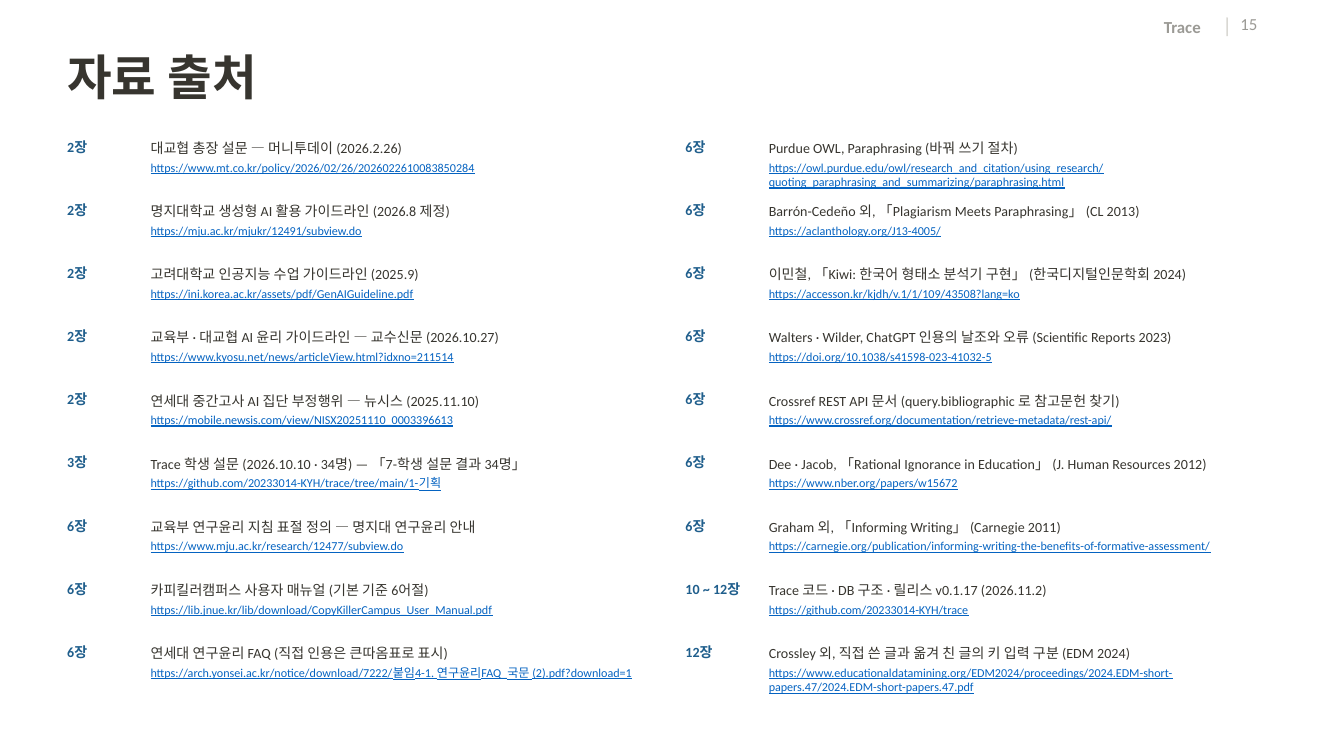
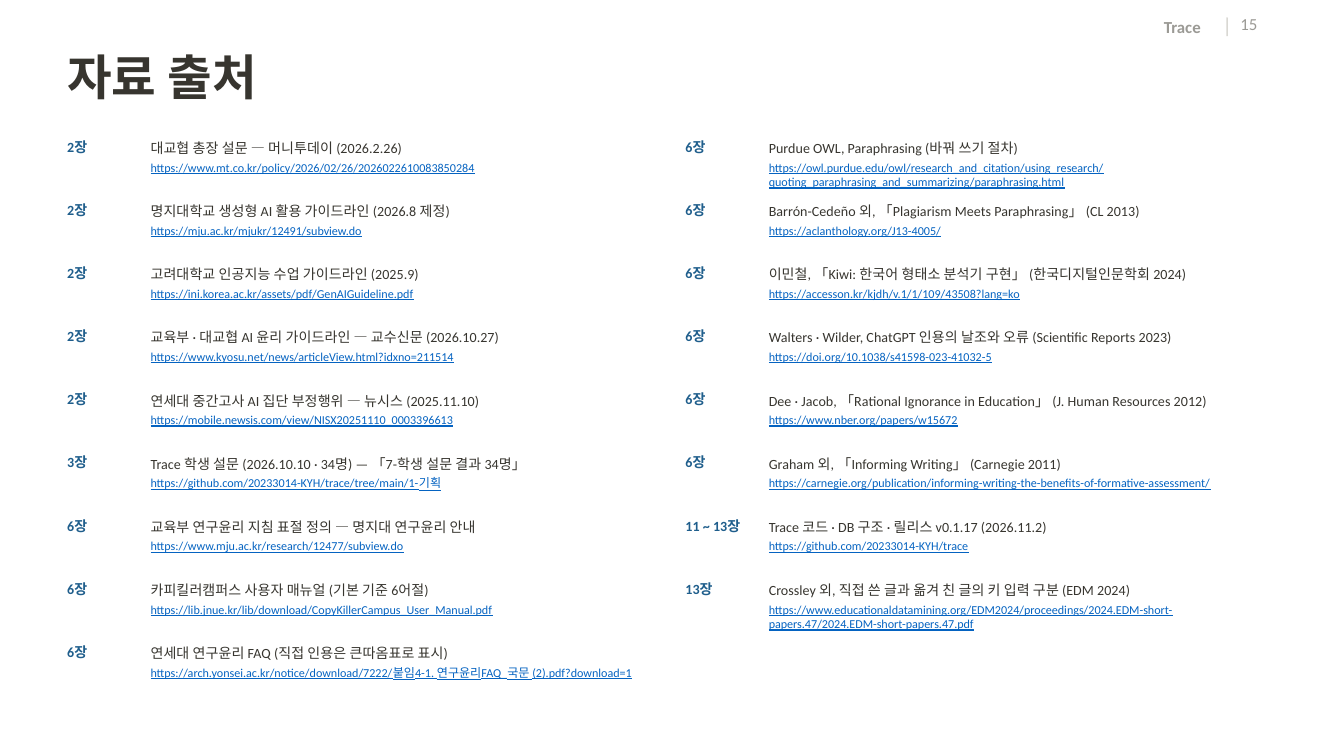
Before and after one commit to 20233014-KYH/trace, a slide deck: slide 15 of deck/중간발표_김용현.pptx. Drawn at 1344x756 pixels with LibreOffice and Linux fonts; fonts in the diff are those of the drawing; background and template pictures are left out. Boxes give left, top, right and bottom in pixels: in the first picture for what was removed or moved away, otherwise in the second. Text is boxed around its words. In the diff, an @@ line names an element or a change of style, - is before the commit and + after.

```diff
--- a/deck/중간발표_김용현.pptx
+++ b/deck/중간발표_김용현.pptx
@@ text at box(769, 415, 958, 427): text changed @@
-https://www.crossref.org/documentation/retrieve-metadata/rest-api/
+https://www.nber.org/papers/w15672
@@ text removed at box(769, 394, 1119, 409) @@
-Crossref REST API 문서 (query.bibliographic 로 참고문헌 찾기)
@@ text removed at box(769, 478, 958, 490) @@
-https://www.nber.org/papers/w15672
@@ text at box(685, 519, 740, 533): text changed @@
-6장
+11 ~ 13장
@@ 7 texts: place and size @@
-7 texts at box(769, 457, 1210, 694)
+7 texts at box(769, 394, 1210, 631)
@@ text at box(685, 582, 712, 596): text changed @@
-10 ~ 12장
+13장
@@ text removed at box(685, 645, 712, 659) @@
-12장
```
Also in this commit, not shown: 1 other slide changed, 1 other file.
